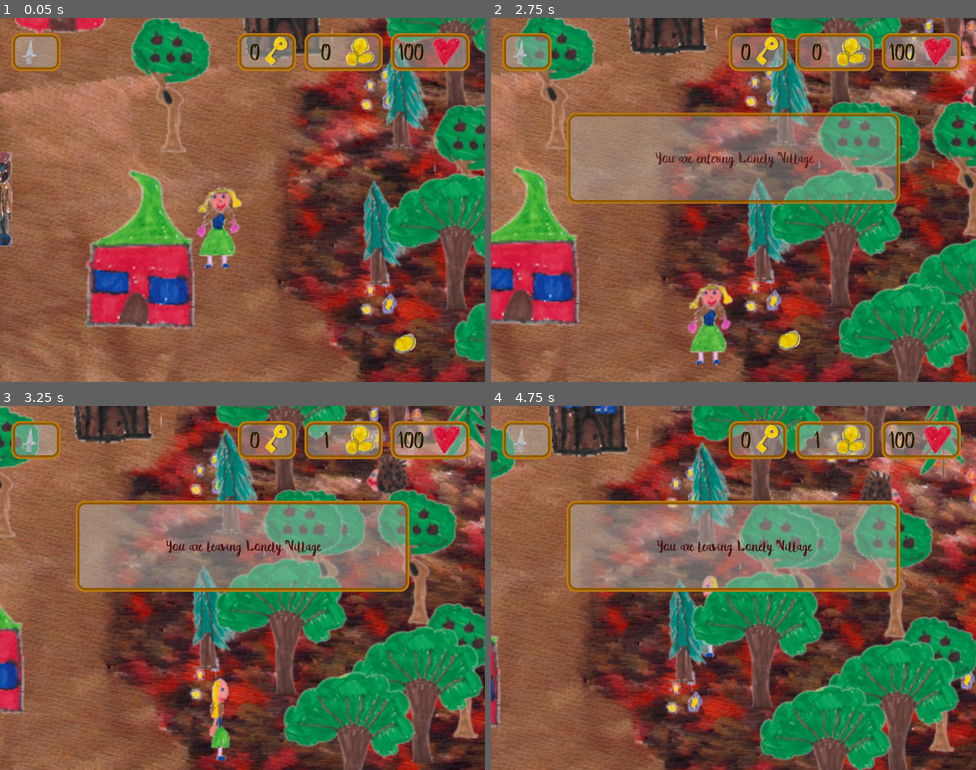
Above: before the commit, frames 1-4 (two rows, left to right).
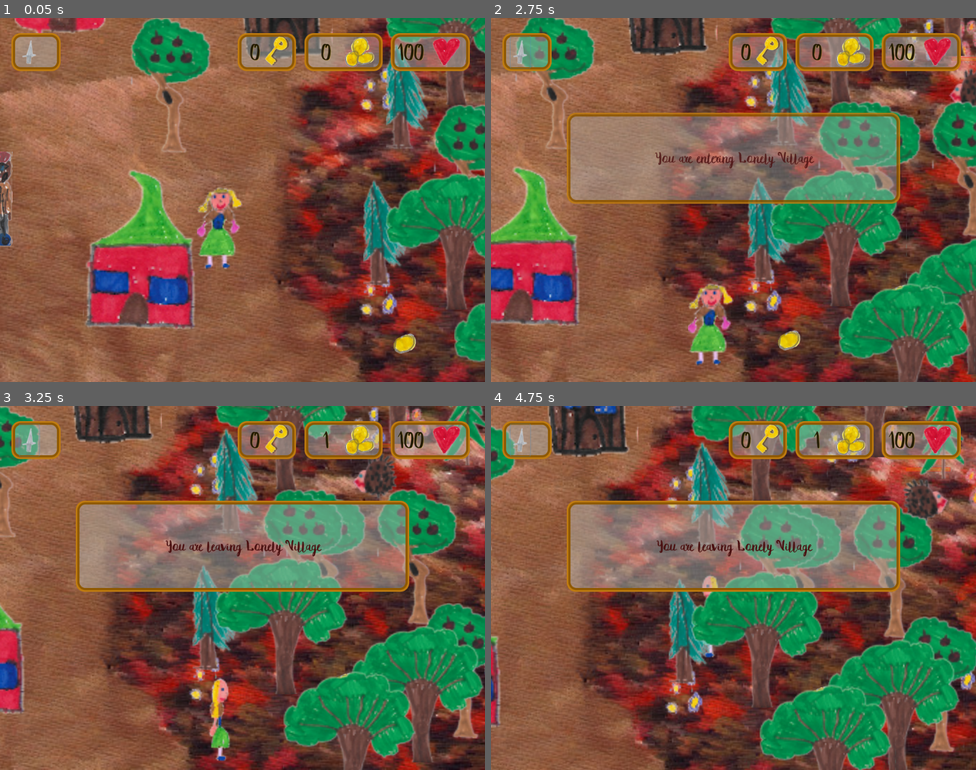
Above: after the commit, the same moments.

Repository: skadge/godot-adventures
Game: Godot game, scene res://Game.tscn
Same seed, same stepped clock (60 frames per second), same inputs: the game is played once before the commit and once after it.
Inputs (mouse positions are in pixels of both pictures, inside the frame that each line leads up to):
- Up to frame 1 (0.05 s): no input
- Up to frame 2 (2.75 s): click (520, 50) at 0.5 s; tap Enter at 1.25 s; hold Right (right) 1.28-2.03 s; hold Down (down) from 2.03 s (still down)
- Up to frame 3 (3.25 s): release Down (down) at 2.78 s; hold Right (right) from 2.78 s (still down)
- Up to frame 4 (4.75 s): release Right (right) at 3.53 s; hold Up (ui_up) 3.53-4.28 s; hold Left (left) from 4.28 s (still down)

Frame 1 is identical in both runs. In frame 2, 0.4% of the frame differs, in the area x 94-100%, y 10-25%; in frame 3, 0.7%; in frame 4, 1.3%, in the area x 75-95%, y 14-32%.

Commit message:
Fixed issues with monster path following

Diff:
--- a/res/monsters/Monster.gd
+++ b/res/monsters/Monster.gd
@@ -41,15 +41,15 @@
 
 func path_following(delta):
 
-    if $Path2D/PathFollow2D.unit_offset > 0.99:
-        $Path2D/PathFollow2D.unit_offset = 0.99
+    if $Path2D/PathFollow2D.unit_offset > 0.97:
+        $Path2D/PathFollow2D.unit_offset = 0.97
         direction = -1
-        $Path2D/PathFollow2D/Area2D.scale.x *= -1
+        $Path2D/PathFollow2D/Area2D/Sprite.set_flip_h(not $Path2D/PathFollow2D/Area2D/Sprite.flip_h)
 
-    if $Path2D/PathFollow2D.unit_offset < 0.01:
-        $Path2D/PathFollow2D.unit_offset = 0.01
+    if $Path2D/PathFollow2D.unit_offset < 0.03:
+        $Path2D/PathFollow2D.unit_offset = 0.03
         direction = 1
-        $Path2D/PathFollow2D/Area2D.scale.x *= -1
+        $Path2D/PathFollow2D/Area2D/Sprite.set_flip_h(not $Path2D/PathFollow2D/Area2D/Sprite.flip_h)
 
     $Path2D/PathFollow2D.unit_offset += direction * delta * speed_factor
 
